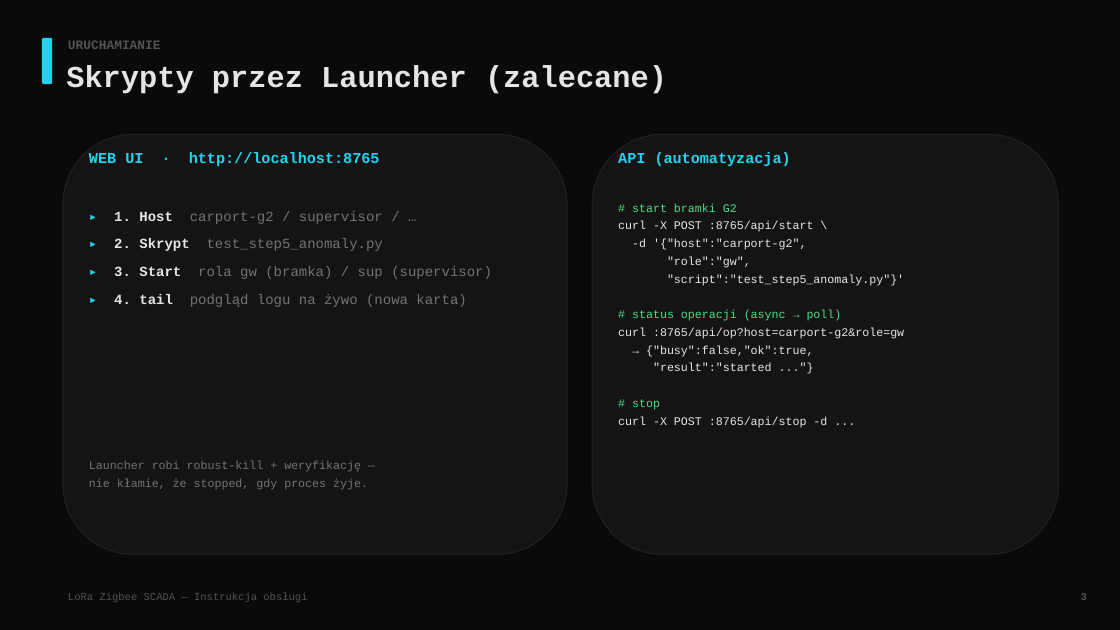
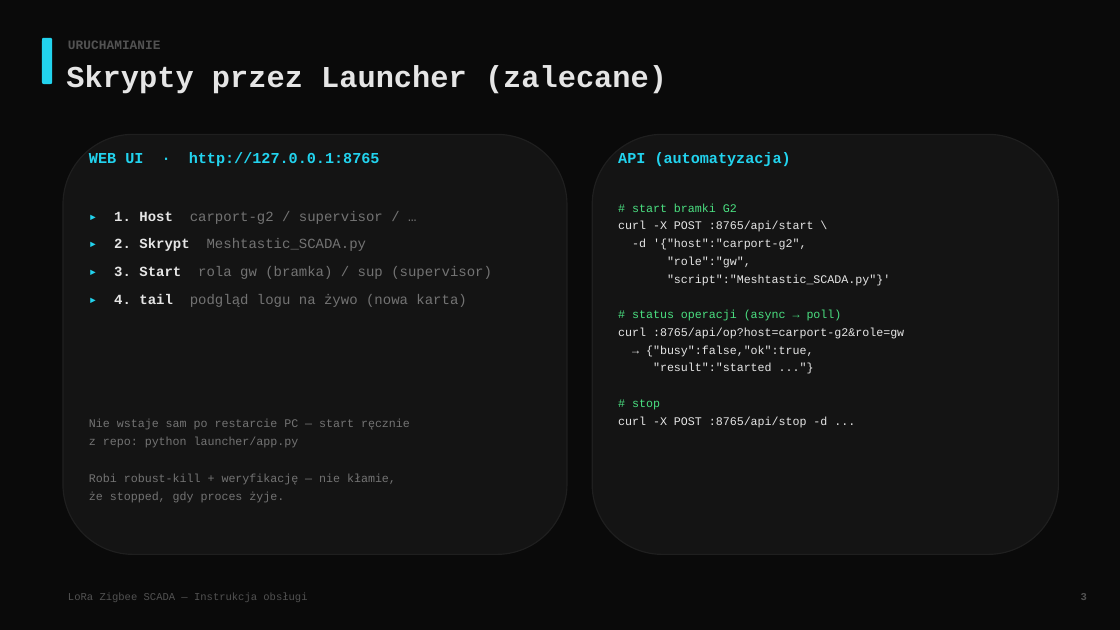
Before and after one commit to sodo1234/meshtastic-gateway, a slide deck: slide 4 of docs/RUNBOOK_prezentacja.pptx. Drawn at 1120x630 pixels with LibreOffice and Linux fonts; fonts in the diff are those of the drawing. Boxes give left, top, right and bottom in pixels: in the first picture for what was removed or moved away, otherwise in the second. Text is boxed around its words. In the diff, an @@ line names an element or a change of style, - is before the commit and + after.

```diff
--- a/docs/RUNBOOK_prezentacja.pptx
+++ b/docs/RUNBOOK_prezentacja.pptx
@@ text at (89,152,380,166): text changed @@
-WEB UI · http://localhost:8765
+WEB UI · http://127.0.0.1:8765
@@ text at (114,238,366,251): text changed @@
-▸ 2. Skrypt test_step5_anomaly.py
+▸ 2. Skrypt Meshtastic_SCADA.py
@@ text at (667,274,890,286): text changed @@
-"script":"test_step5_anomaly.py"}'
+"script":"Meshtastic_SCADA.py"}'
@@ text at (89,418,410,502): text changed @@
-Launcher robi robust-kill + weryfikację —
-nie kłamie, że stopped, gdy proces żyje.
+Nie wstaje sam po restarcie PC — start ręcznie
+z repo: python launcher/app.py
+Robi robust-kill + weryfikację — nie kłamie,
+że stopped, gdy proces żyje.
```
Also in this commit, not shown: 11 other slides changed, 4 slides added, 3 other files.
